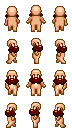
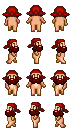
Layers edited between the first and the second w=72, h=128 image:
added layer "bandana-red" above "bandana-blue" over [2, 5, 70, 113]
